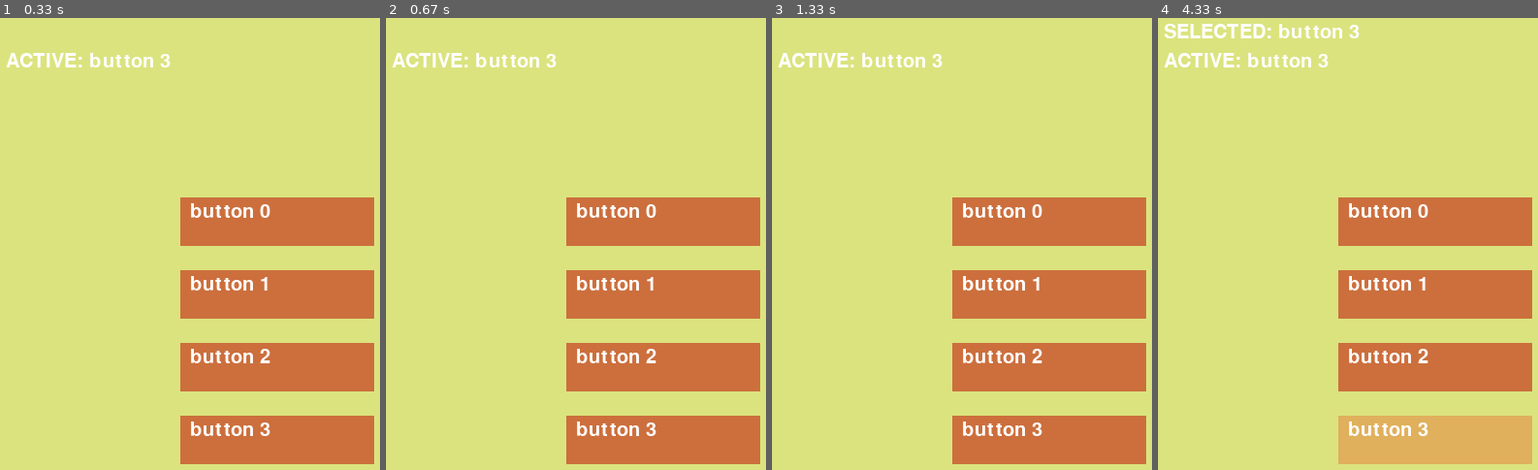
Above: before the commit, frames 1-4 (left to right).
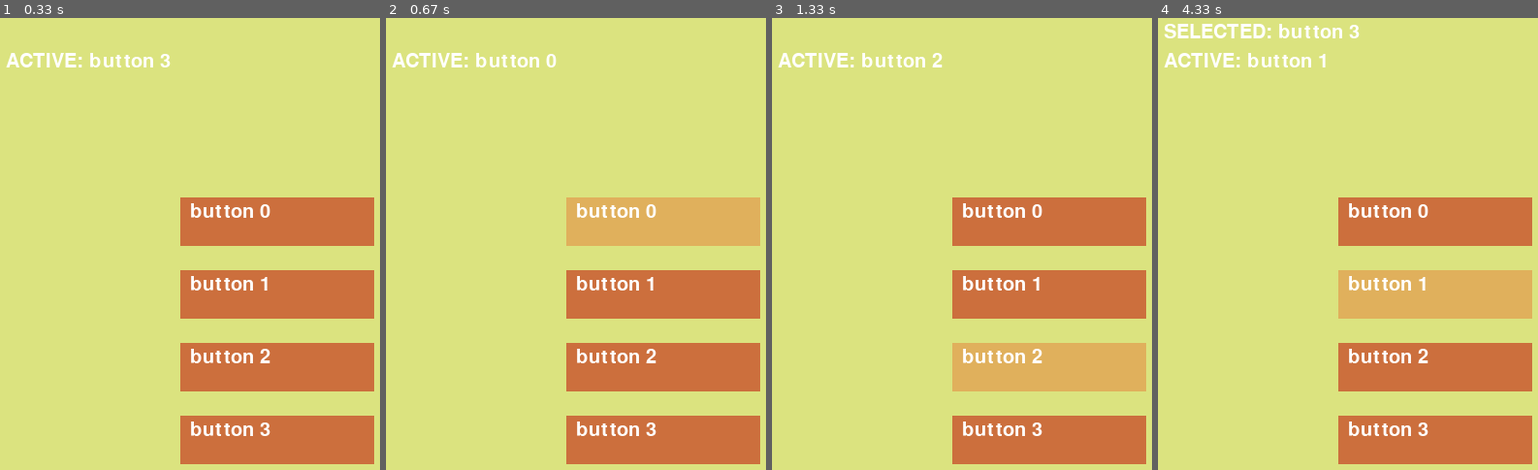
Above: after the commit, the same moments.

Repository: aurlaw0809/MazeGameOfSomeSort
Game: pygame game, started from trialing_hover.py
The game is run twice, just before and just after one commit, with the same random seed, the same clock (stepped at 60 frames per second) and the same inputs.
Inputs (mouse positions are in pixels of both pictures, inside the frame that each line leads up to):
- Up to frame 1 (0.33 s): no input
- Up to frame 2 (0.67 s): tap Space at 0.33 s
- Up to frame 3 (1.33 s): tap Space at 0.73, 1.03 s; click (905, 207) at 1.22 s
- Up to frame 4 (4.33 s): tap Space at 1.57, 1.9, 2.2, 2.73, 3.03, 3.3, 3.63, 3.93, 4.07 s; click (1496, 447) at 2.38 s

Frame 1 is identical in both runs. In frame 2, 5.3% of the frame differs, in the area x 42-99%, y 7-51%; in frame 3, 5.3%; in frame 4, 11%, in the area x 42-99%, y 7-99%.

Commit message:
hovering_buttons work!

Diff:
--- a/trialing_hover.py
+++ b/trialing_hover.py
@@ -123,8 +123,12 @@
     if button_selected:
         print_button_selected(chosen_button)
 
-    for thing in LIST_OF_BUTTONS:
-        thing.draw()
+    for i in range(0, len(LIST_OF_BUTTONS)):
+        if active_button == i:
+            LIST_OF_BUTTONS[i].make_active()
+        else:
+            LIST_OF_BUTTONS[i].make_inactive()
+        LIST_OF_BUTTONS[i].draw()
 
     for event in pygame.event.get():
         if event.type == pygame.QUIT:
@@ -151,6 +155,13 @@
                     chosen_button = active_button
                     button_selected = True
 
+            if event.key == pygame.K_SPACE:
+                if active_button != -1:
+                    active_button += 1
+                    active_button %= 4
+                else:
+                    active_button = 0
+
 
     pygame.display.flip()
 
